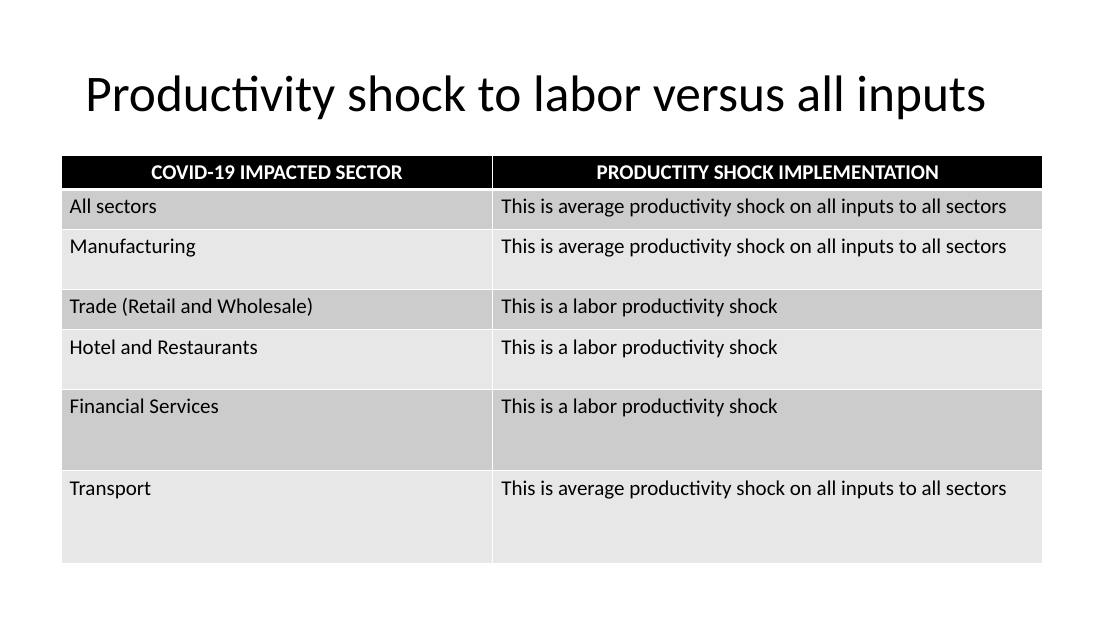
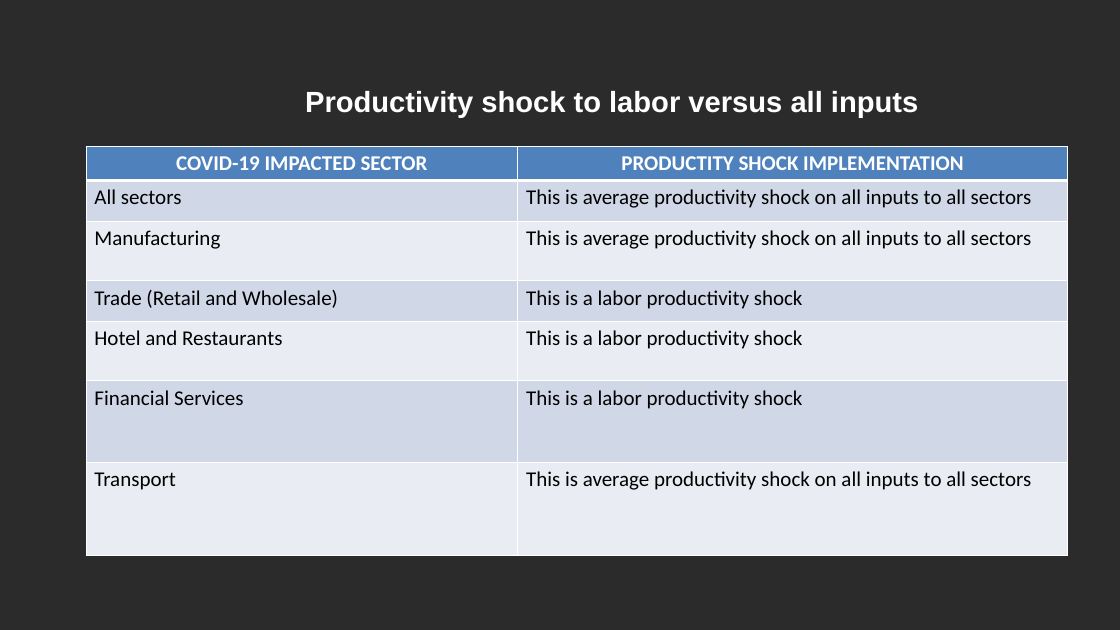
Before and after one commit to xolaniss/COVID_19, a slide deck: slide 6 of COVID-19 Economic Impact.pptx. Drawn at 1120x630 pixels with LibreOffice and Linux fonts; fonts in the diff are those of the drawing; background and template pictures are left out; a plain dark background stands for a picture behind light text. Boxes give left, top, right and bottom in pixels: in the first picture for what was removed or moved away, otherwise in the second. Text is boxed around its words. In the diff, an @@ line names an element or a change of style, - is before the commit and + after.

```diff
--- a/COVID-19 Economic Impact.pptx
+++ b/COVID-19 Economic Impact.pptx
@@ background #FFFFFF to picture (left out) @@
@@ title "Productivity shock to labor versus ...": place and size @@
-title "Productivity shock to labor versus ..." at [85,75,986,120]
+title "Productivity shock to labor versus ..." at [305,91,918,118]
@@ title "Productivity shock to labor versus ..." at [305,91,918,118]: size 44 to 25 pt, font Calibri to Arial, text colour #000000 to #FFFFFF, bold on; line spacing 0.9 to 1 @@
@@ table at [86,147,1068,554] @@
@@ fill #000000 to #4F81BD in row 1 @@
@@ fill #CCCCCC to #D0D8E8 in 6 cells @@
@@ fill #E7E7E7 to #E9EDF4 in 6 cells @@
@@ table: place and size @@
-table at [61,155,1044,562]
+table at [86,147,1068,554]
```
Also in this commit, not shown: 12 other slides changed, 1 slide removed, 1 other file.
